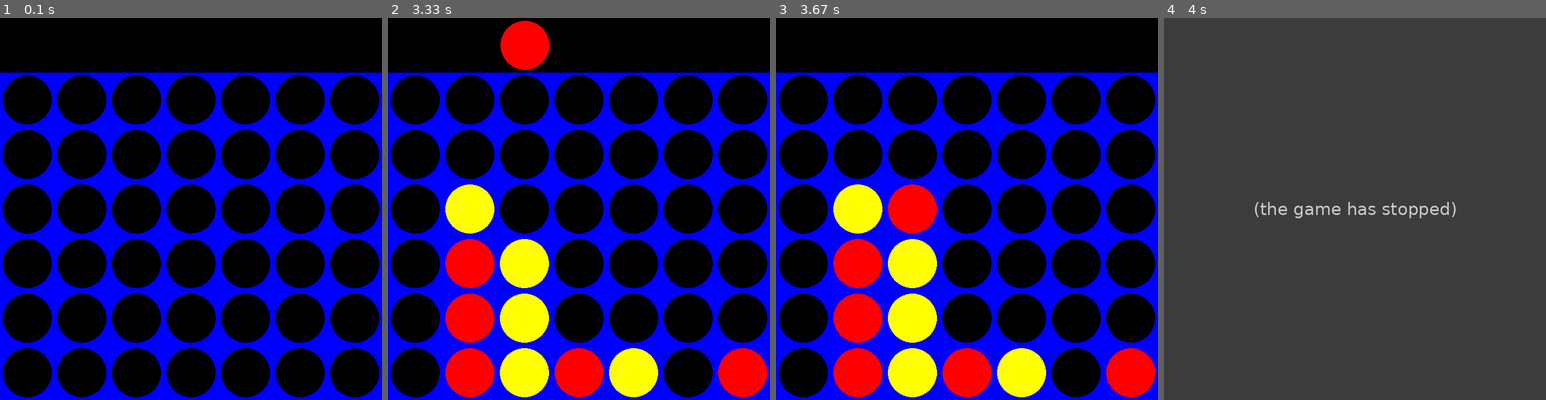
Above: before the commit, frames 1-4 (left to right).
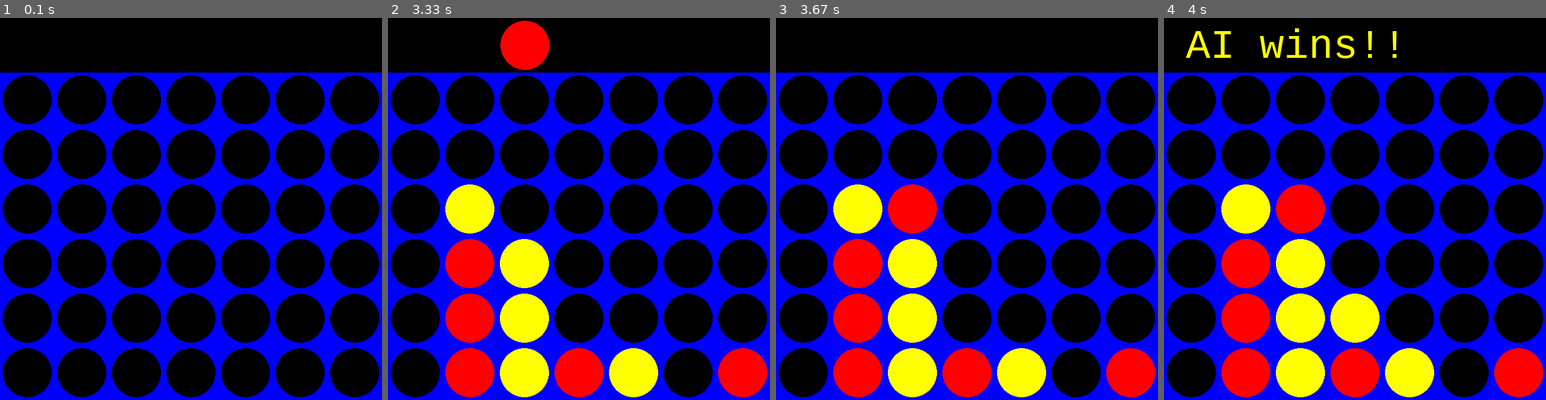
Above: after the commit, the same moments.

Repository: sam-coleman/Connect_4
Game: pygame game, started from connect4_pygame.py
Same seed, same stepped clock (60 frames per second), same inputs: the game is played once before the commit and once after it.
Inputs (mouse positions are in pixels of both pictures, inside the frame that each line leads up to):
- Up to frame 1 (0.1 s): no input
- Up to frame 2 (3.33 s): click (579, 209) at 0.38 s; click (460, 151) at 0.77 s; click (479, 67) at 1.23 s; move the mouse to (487, 132) at 1.6 s; click (487, 132) at 1.92 s; click (724, 354) at 2.65 s; move the mouse to (525, 128) at 3.07 s
- Up to frame 3 (3.67 s): click (913, 128) at 3.4 s
- Up to frame 4 (4 s): no input

Frames 1-3 are identical in both runs. In frame 4, 100% of the frame differs, in the area x 0-100%, y 0-100%.
Before the commit the program exited at 3.9 s; later frames show no game.

Commit message:
Edit winning labels

Diff:
--- a/connect4_pygame.py
+++ b/connect4_pygame.py
@@ -130,7 +130,7 @@
 						drop_piece(board, row, col, PLAYER)
 
 						if winning_move(board, PLAYER):
-							label = myfont.render("Player 1 wins!!", 1, RED)
+							label = myfont.render("Human Wins!!", 1, RED)
 							screen.blit(label, (40,10))
 							game_over = True
 
@@ -150,7 +150,7 @@
 				drop_piece(board, row, col, AI)
 
 			if winning_move(board, AI):
-				label = myfont.render("Player 2 wins!!", 1, YELLOW)
+				label = myfont.render("AI wins!!", 1, YELLOW)
 				screen.blit(label, (40,10))
 				game_over = True
 
@@ -158,5 +158,5 @@
 			draw_board(board)
 			turn = PLAYER
 
-		# if game_over:
-		# 	pygame.time.wait(3000)
+		if game_over:
+			pygame.time.wait(3000)
